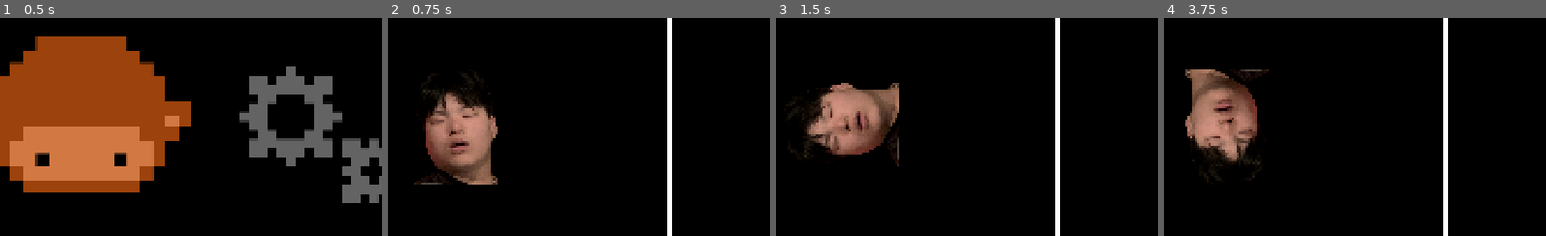
Above: before the commit, frames 1-4 (left to right).
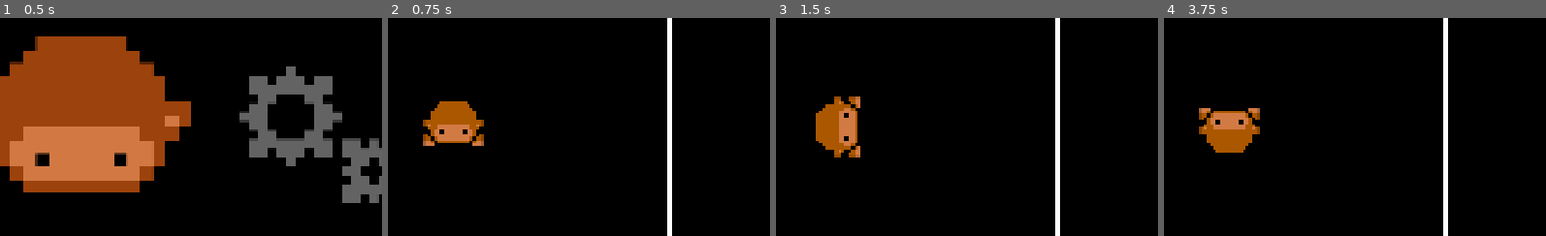
Above: after the commit, the same moments.

Repository: JosephK04/MonkeBeat
Game: Godot game, scene res://src/levels/main_menu.tscn
Same seed, same stepped clock (60 frames per second), same inputs: the game is played once before the commit and once after it. Sound files missing from this copy of the repository are replaced by a short silence.
Inputs (mouse positions are % of the whole screen's width and height, from its top left):
- Up to frame 1 (0.5 s): no input
- Up to frame 2 (0.75 s): click (53, 50) at 0.5 s
- Up to frame 3 (1.5 s): tap Enter at 1.25 s; move the mouse to (73, 45) at 1.27 s; hold D (face_right) from 1.28 s (still down); tap K (click) at 1.35 s
- Up to frame 4 (3.75 s): tap Space at 2, 3.5 s; move the mouse to (30, 55) at 2.02 s; release D (face_right) at 2.03 s; hold S (face_down) 2.03-2.78 s; tap L (click2) at 2.1, 3.6 s; tap Enter at 2.75 s; move the mouse to (61, 28) at 2.77 s; hold D (face_right) 2.78-3.53 s; tap K (click) at 2.85 s; move the mouse to (45, 70) at 3.52 s; hold W (face_up) from 3.53 s (still down)
The pictures show only the part of the screen within x 42-92%, y 25-75%; the shares and areas given below are measured in that part.

Frame 1 is identical in both runs. In frame 2, 6.4% of the frame differs, in the area x 6-29%, y 26-77%; in frame 3, 6.4%; in frame 4, 6.4%.

Commit message:
Update player.tscn

Diff:
--- a/src/objects/player.tscn
+++ b/src/objects/player.tscn
@@ -1,7 +1,7 @@
 [gd_scene load_steps=3 format=3 uid="uid://dx8r3pb12v4wu"]
 
 [ext_resource type="Script" uid="uid://bkfe1fenas2ae" path="res://src/objects/player.gd" id="1_06am8"]
-[ext_resource type="Texture2D" uid="uid://de5xqrld0cw10" path="res://art/image-removebg-preview.png" id="2_06am8"]
+[ext_resource type="Texture2D" uid="uid://juolyyoexhy6" path="res://art/playermonkey.png" id="2_06am8"]
 
 [node name="Player" type="Node2D"]
 script = ExtResource("1_06am8")
